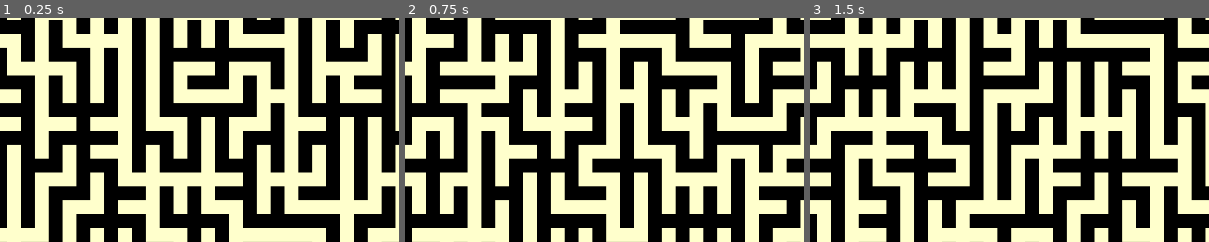
Above: before the commit, frames 1-3 (left to right).
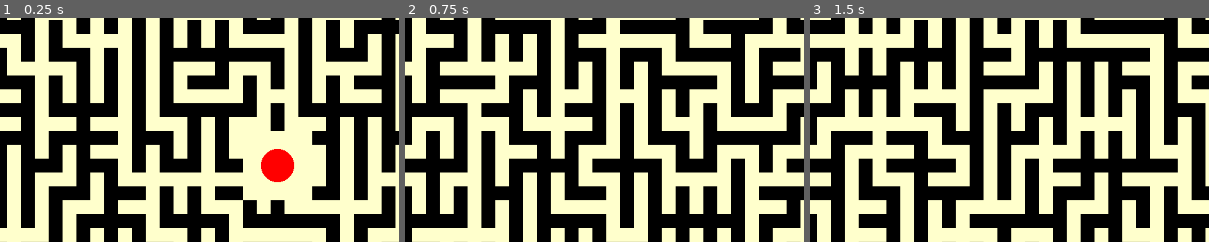
Above: after the commit, the same moments.

Repository: Onheiron/robottini-in-un-labirinto-pazzeschissimo
Game: Godot game, scene res://main.tscn
Two runs of this game, one before a commit and one after it. Both use one fixed random seed, a clock stepped at 60 frames per second and the inputs below.
Inputs:
- Up to frame 1 (0.25 s): no input
- Up to frame 2 (0.75 s): tap Enter at 0.5 s; hold Right (ui_right) from 0.53 s (still down)
- Up to frame 3 (1.5 s): tap Space at 1.25 s; release Right (ui_right) at 1.28 s; hold Down (ui_down) from 1.28 s (still down)
The pictures show only the part of the screen within x 14-64%, y 16-65%; the shares and areas given below are measured in that part.

The runs differ from the first frame. In frame 1, 3.8% of the frame differs, in the area x 60-79%, y 50-82%; in frame 2, nothing differs; in frame 3, nothing differs.

Commit message:
cleancode

Diff:
--- a/scripts/maze_generator.gd
+++ b/scripts/maze_generator.gd
@@ -4,6 +4,7 @@
 
 const MazeBuilder = preload("res://scripts/maze_builder.gd")
 const Minimap = preload("res://scripts/minimap.gd")
+const WorldState = preload("res://scripts/world_state.gd")
 
 @export var maze_width: int = 32
 @export var maze_height: int = 32
@@ -27,14 +28,35 @@
 # Minimappa
 var minimap: Minimap
 
+# Stato del mondo (modifiche al labirinto procedurale)
+var world_state: WorldState
+
+# Coordinate iniziali
+var start_meta_x: int
+var start_meta_y: int
+var start_cell_x: int
+var start_cell_y: int
+
 func _ready():
 	minimap = Minimap.new()
 	minimap.meta_maze_size = meta_maze_size
+
+	world_state = WorldState.new()
 
 	generate_meta_meta_maze()
 	select_random_starting_meta_cell()
 	generate_meta_maze()
 	select_random_starting_cell()
+
+	# Salva le coordinate iniziali
+	start_meta_x = current_meta_cell_x
+	start_meta_y = current_meta_cell_y
+	start_cell_x = current_cell_x
+	start_cell_y = current_cell_y
+
+	# Crea area di spawn con cerchio rosso
+	setup_spawn_area()
+
 	generate_current_cell_maze()
 	record_current_cell()
 	draw_maze()
@@ -142,6 +164,18 @@
 				record_current_cell()
 				draw_maze()
 
+func setup_spawn_area():
+	## Crea l'area di spawn iniziale con cerchio rosso e area sgombra
+	var maze_center = Vector2((maze_width * 2 + 1) / 2.0, (maze_height * 2 + 1) / 2.0)
+
+	# Rimuovi muri in un'area 64x64 pixel = circa 3.2 celle del labirinto
+	var clear_area_size = Vector2(4, 4)  # In unità di griglia
+	world_state.clear_area(start_meta_x, start_meta_y, start_cell_x, start_cell_y, maze_center, clear_area_size)
+
+	# Piazza il cerchio rosso al centro (48x48 pixel)
+	var circle_position = Vector2(maze_center.x * cell_size, maze_center.y * cell_size)
+	world_state.place_object(start_meta_x, start_meta_y, start_cell_x, start_cell_y, circle_position, "spawn_circle", {"radius": 24, "color": Color.RED})
+
 func record_current_cell():
 	## Registra la cella corrente come visitata
 	var openings = {
@@ -246,12 +280,28 @@
 	if maze.is_empty():
 		return
 
-	# Disegna il labirinto principale
+	# Disegna il labirinto principale con le modifiche dello stato
 	for y in range(maze.size()):
 		for x in range(maze[y].size()):
-			var color = Color.BLACK if maze[y][x] == MazeBuilder.CellType.WALL else Color(1.0, 1.0, 0.8)
+			# Controlla se questo muro è stato rimosso dallo stato
+			var is_removed = world_state.is_wall_removed(current_meta_cell_x, current_meta_cell_y, current_cell_x, current_cell_y, x, y)
+
+			# Se il muro è rimosso, forza a essere un passaggio
+			var cell_type = maze[y][x]
+			if is_removed:
+				cell_type = MazeBuilder.CellType.PATH
+
+			var color = Color.BLACK if cell_type == MazeBuilder.CellType.WALL else Color(1.0, 1.0, 0.8)
 			var rect = Rect2(x * cell_size, y * cell_size, cell_size, cell_size)
 			draw_rect(rect, color)
+
+	# Disegna gli oggetti piazzati in questa cella
+	var objects = world_state.get_objects_in_cell(current_meta_cell_x, current_meta_cell_y, current_cell_x, current_cell_y)
+	for obj in objects:
+		if obj["type"] == "spawn_circle":
+			var radius = obj["data"]["radius"]
+			var obj_color = obj["data"]["color"]
+			draw_circle(obj["position"], radius, obj_color)
 
 	# Disegna la minimappa
 	var maze_width_pixels = (maze_width * 2 + 1) * cell_size
--- /dev/null
+++ b/scripts/world_state.gd
@@ -0,0 +1,78 @@
+class_name WorldState
+extends RefCounted
+
+## Gestisce lo stato del mondo e le modifiche al labirinto procedurale
+
+# Struttura: {Vector3i(meta_x, meta_y, cell_id): {Vector2i(x, y): true}}
+# Traccia i muri rimossi per ogni cella
+var removed_walls: Dictionary = {}
+
+# Struttura: {Vector3i(meta_x, meta_y, cell_id): [{position: Vector2, type: String, data: Dictionary}]}
+# Traccia gli oggetti piazzati in ogni cella
+var placed_objects: Dictionary = {}
+
+func get_cell_key(meta_x: int, meta_y: int, cell_x: int, cell_y: int) -> Vector3i:
+	## Crea una chiave univoca per una cella
+	return Vector3i(meta_x, meta_y, cell_x * 10 + cell_y)
+
+func remove_wall(meta_x: int, meta_y: int, cell_x: int, cell_y: int, wall_x: int, wall_y: int):
+	## Rimuove un muro in una posizione specifica
+	var cell_key = get_cell_key(meta_x, meta_y, cell_x, cell_y)
+
+	if not removed_walls.has(cell_key):
+		removed_walls[cell_key] = {}
+
+	removed_walls[cell_key][Vector2i(wall_x, wall_y)] = true
+
+func is_wall_removed(meta_x: int, meta_y: int, cell_x: int, cell_y: int, wall_x: int, wall_y: int) -> bool:
+	## Verifica se un muro è stato rimosso
+	var cell_key = get_cell_key(meta_x, meta_y, cell_x, cell_y)
+
+	if not removed_walls.has(cell_key):
+		return false
+
+	return removed_walls[cell_key].has(Vector2i(wall_x, wall_y))
+
+func place_object(meta_x: int, meta_y: int, cell_x: int, cell_y: int, position: Vector2, object_type: String, object_data: Dictionary = {}):
+	## Piazza un oggetto in una posizione specifica
+	var cell_key = get_cell_key(meta_x, meta_y, cell_x, cell_y)
+
+	if not placed_objects.has(cell_key):
+		placed_objects[cell_key] = []
+
+	placed_objects[cell_key].append({
+		"position": position,
+		"type": object_type,
+		"data": object_data
+	})
+
+func get_objects_in_cell(meta_x: int, meta_y: int, cell_x: int, cell_y: int) -> Array:
+	## Ottiene tutti gli oggetti in una cella
+	var cell_key = get_cell_key(meta_x, meta_y, cell_x, cell_y)
+
+	if not placed_objects.has(cell_key):
+		return []
+
+	return placed_objects[cell_key]
+
+func clear_area(meta_x: int, meta_y: int, cell_x: int, cell_y: int, center: Vector2, size: Vector2):
+	## Rimuove tutti i muri in un'area rettangolare
+	var half_size = size / 2
+	var start = center - half_size
+	var end = center + half_size
+
+	for y in range(int(start.y), int(end.y) + 1):
+		for x in range(int(start.x), int(end.x) + 1):
+			remove_wall(meta_x, meta_y, cell_x, cell_y, x, y)
+
+func to_dict() -> Dictionary:
+	## Serializza lo stato per il salvataggio
+	return {
+		"removed_walls": removed_walls,
+		"placed_objects": placed_objects
+	}
+
+func from_dict(data: Dictionary):
+	## Deserializza lo stato da un salvataggio
+	removed_walls = data.get("removed_walls", {})
+	placed_objects = data.get("placed_objects", {})
Not shown, added: scripts/world_state.gd.uid
